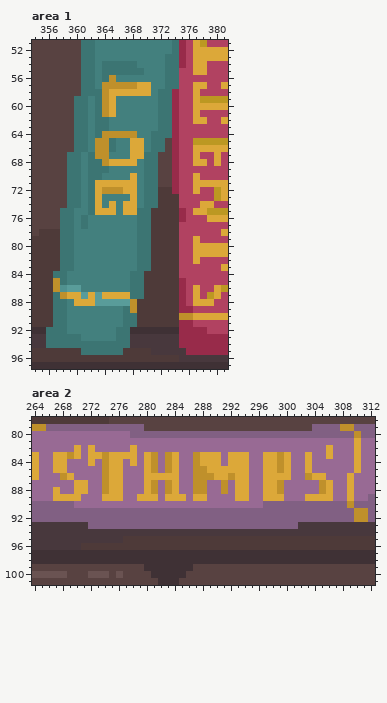
Edited in one commit: pixel-art file (Aseprite/desk.aseprite). Above is the file before it was changed.
480x270 pixels, 1 frame. Pixels under 10% opacity are left out. Colours within 5 levels of each other are drawn and written as one. Shown: area 1: x 354..381, y 51..97; area 2: x 264..312, y 78..101.
Now the later version:
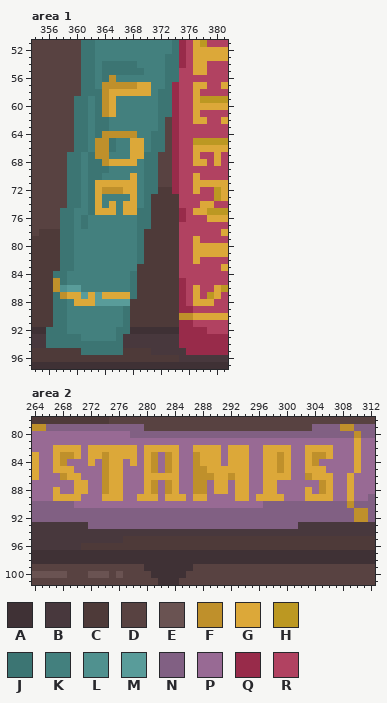
Palette (. is transparent): A #3f3135  B #48383d  C #4e3a39  D #584241  E #6a5352  F #bf902b  G #dca839  H #bc9822  J #3c7573  K #43807e  L #50918f  M #599c9a  N #816083  P #986a94  Q #982b4a  R #b14261
From old to new:
Area 1, layer "Log":
y 57: x 374 J -> Q
y 62..64: x 373 J -> D
y 73..74: x 371 J -> C
y 78..82: x 370 J -> C
y 83: x 369..370 JJ -> CC
y 84..87: x 369 J -> C
y 88..89: x 368 F -> C
y 90..91: x 368 J -> C
y 93..94: x 367 J -> B
Area 2, layer "stamps":
y 82: x 267..269 PPP -> GGG; x 273..277 PPPPP -> GGGGG; x 280..284 PPPPP -> GGGGG; x 287..290 PPPP -> GGGG; x 292..294 PPP -> GGG; x 297..300 PPPP -> GGGG; x 303..305 PPP -> GGG
y 83: x 268 G -> F; x 304..305 PP -> FF
y 84: x 268 G -> F; x 304 P -> F
y 85: x 269 P -> G; x 304..305 PP -> GG
y 86: x 270 P -> G; x 306 P -> G
y 87: x 290..291 PF -> GG; x 299 F -> P
y 88: x 290..291 PF -> GG; x 299 F -> P; x 303 P -> G
y 89: x 296 P -> G
